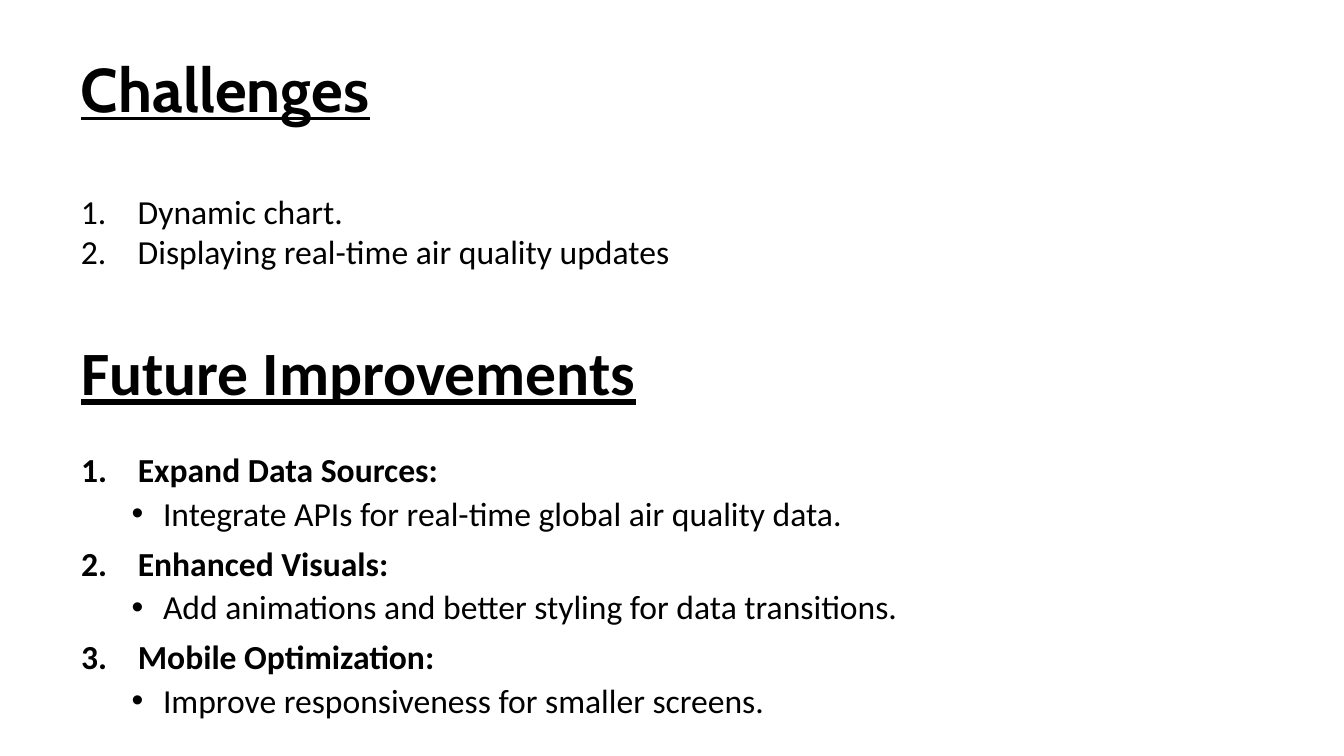
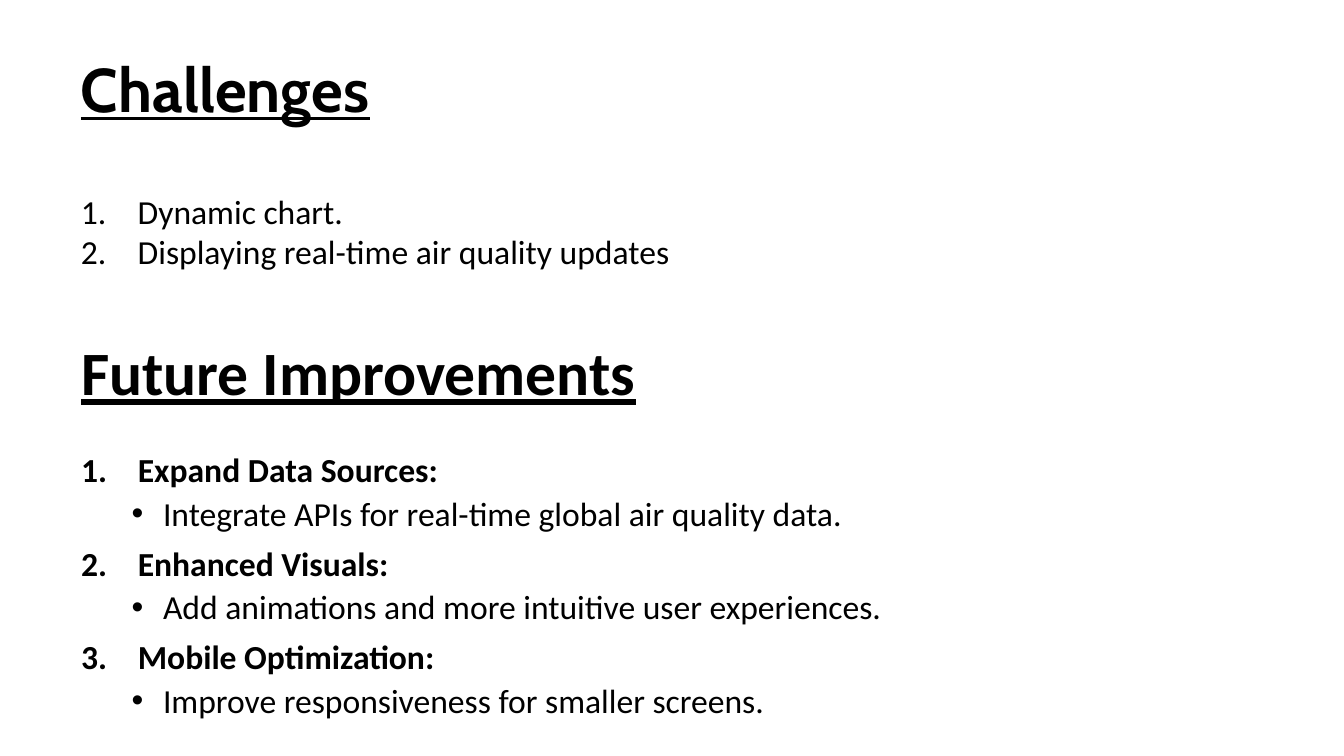
Before and after one commit to TUNMYINTMOKHAUNG/tun_myint_mo_khaung, a slide deck: slide 7 of Web Design Assignment.pptx (slide 5 before the commit). Drawn at 1344x756 pixels with LibreOffice and Linux fonts; fonts in the diff are those of the drawing. Boxes give left, top, right and bottom in pixels: in the first picture for what was removed or moved away, otherwise in the second. Text is boxed around its words. In the diff, an @@ line names an element or a change of style, - is before the commit and + after.

```diff
--- a/Web Design Assignment.pptx
+++ b/Web Design Assignment.pptx
@@ text at (163,595,881,625): text changed @@
-  • Add animations and better styling for data transitions.
+  • Add animations and more intuitive user experiences.
```
Also in this commit, not shown: 3 slides added.
